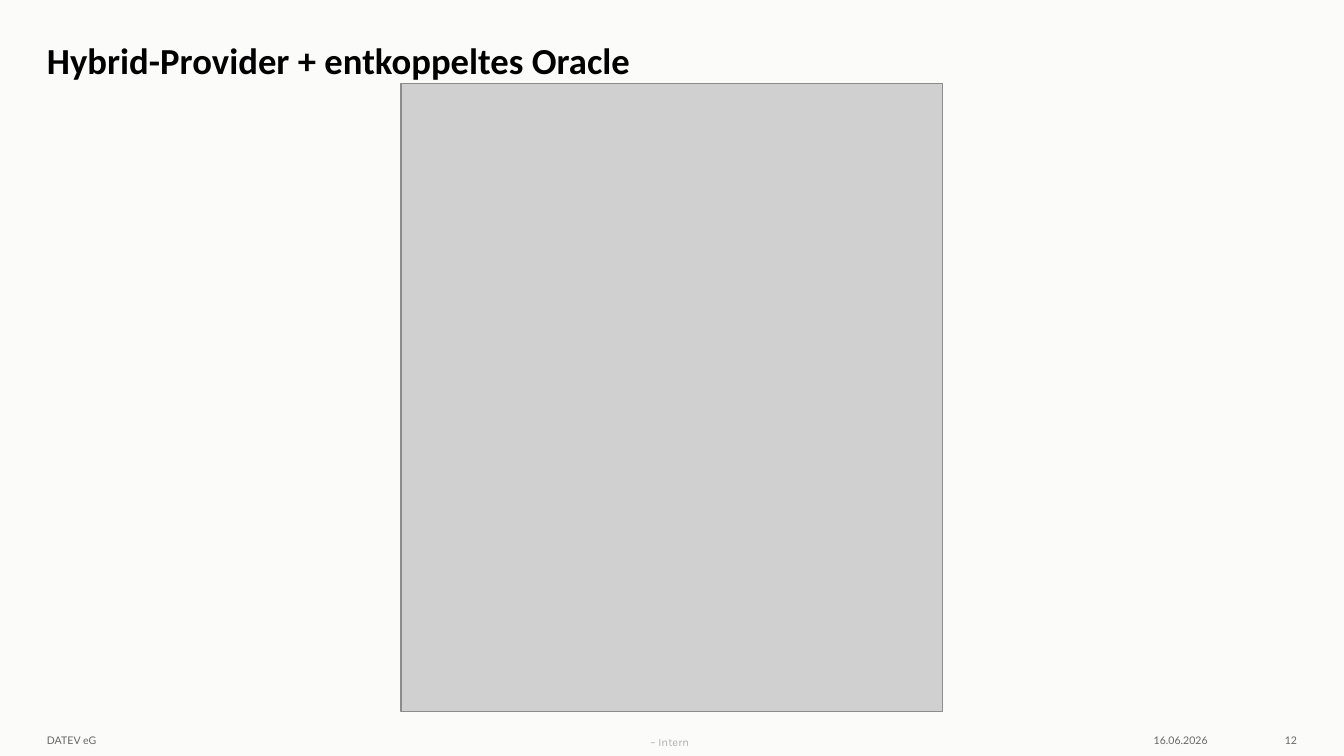
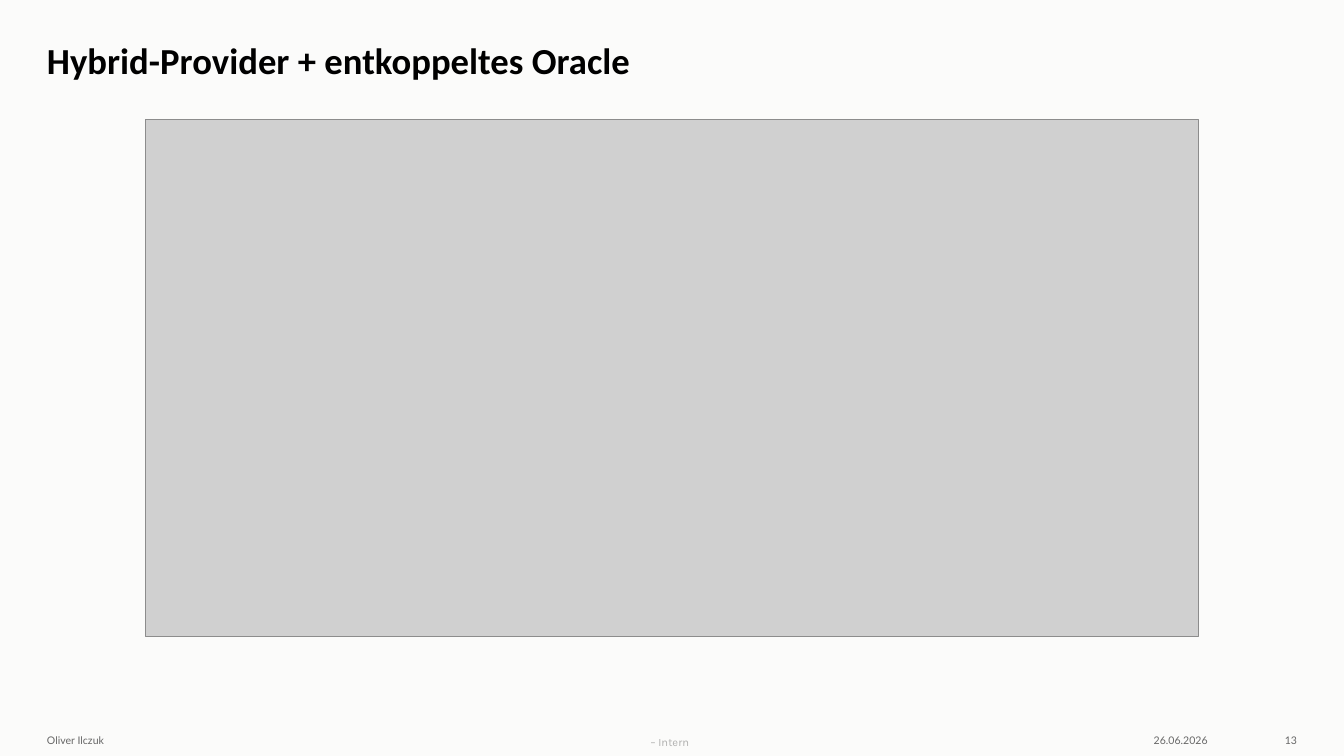
Before and after one commit to cl0q/defense-in-depth_toolaccess-llm, a slide deck: slide 13 of AI Red Teaming.pptx (slide 12 before the commit). Drawn at 1344x756 pixels with LibreOffice and Linux fonts; fonts in the diff are those of the drawing; grey boxes stand for pictures; background and template pictures are left out. Boxes give left, top, right and bottom in pixels: in the first picture for what was removed or moved away, otherwise in the second. Text is boxed around its words. In the diff, an @@ line names an element or a change of style, - is before the commit and + after.

```diff
--- a/AI Red Teaming.pptx
+++ b/AI Red Teaming.pptx
@@ picture removed at (401,84,944,712) @@
@@ picture added at (146,119,1199,637) @@
@@ text at (47,736,104,744): text changed @@
-DATEV eG
+Oliver Ilczuk
@@ text at (1154,736,1208,744): text changed @@
-16.06.2026
+26.06.2026
```
Also in this commit, not shown: 15 other slides changed, 2 slides added, 9 other files.
